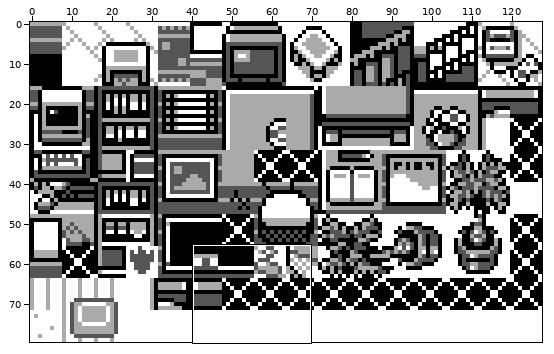
Two versions of one sprite sheet, gfx/tilesets/house_kanto.png. Above, an overview of the earlier version with the close-up marked.
Close-up. First the earlier version:
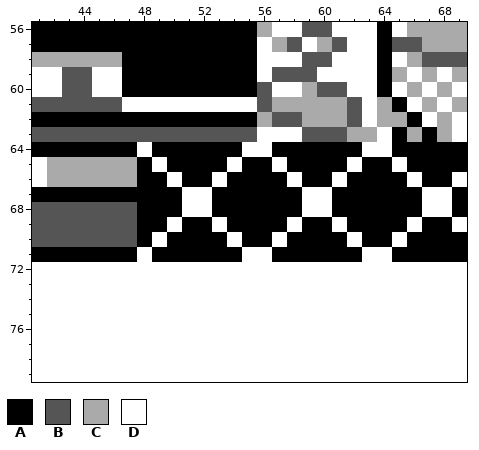
The file is 128x80 pixels. Shown: x 41..69, y 56..79.
Palette (. is transparent): A #000000  B #555555  C #aaaaaa  D #ffffff
Pixels before, first column x 41:
56 AAAAAAAAAAAAAAACDDBBDDDADCCCC
57 AAAAAAAAAAAAAAADCBDCBDDABBCCC
58 CCCCCCAAAAAAAAADDDBBDDDADCBBB
59 DDBBDDAAAAAAAAADBBBDDDDACDCDC
60 DDBBDDAAAAAAAAABDDCBBDDADCDCD
61 BBBBBBDDDDDDDDDBCCCCCBDCADCDC
62 AAAAAAAAAAAAAAACBBCCCBDCCADCD
63 BBBBBBBBBBBBBBBDDDBBBCCDACACD
64 AAAAAAADAAAAAADDAAAAAADDAAAAA
65 DCCCCCCADAAAADAADAAAADAADAAAA
66 DCCCCCCAADAADAAAADAADAAAADAAD
67 AAAAAAAAAADDAAAAAADDAAAAAADDA
68 BBBBBBBAAADDAAAAAADDAAAAAADDA
69 BBBBBBBAADAADAAAADAADAAAADAAD
70 BBBBBBBADAAAADAADAAAADAADAAAA
71 AAAAAAADAAAAAADDAAAAAADDAAAAA
72 DDDDDDDDDDDDDDDDDDDDDDDDDDDDD
73 DDDDDDDDDDDDDDDDDDDDDDDDDDDDD
74 DDDDDDDDDDDDDDDDDDDDDDDDDDDDD
75 DDDDDDDDDDDDDDDDDDDDDDDDDDDDD
76 DDDDDDDDDDDDDDDDDDDDDDDDDDDDD
77 DDDDDDDDDDDDDDDDDDDDDDDDDDDDD
78 DDDDDDDDDDDDDDDDDDDDDDDDDDDDD
79 DDDDDDDDDDDDDDDDDDDDDDDDDDDDD
The result:
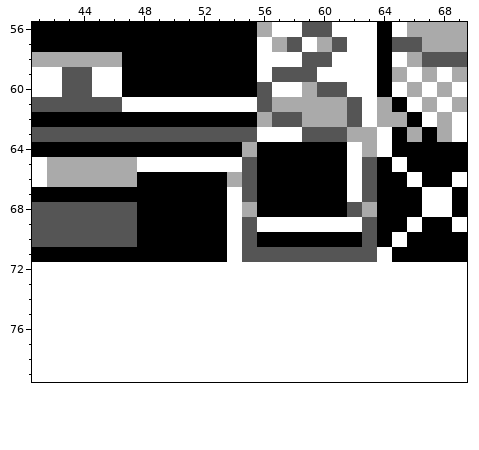
The commit says: House tileset collision fixes
From old to new:
Changed rows in their new state; - is an unchanged pixel.
first column x 48:
64 A------CA-----DC
65 D-DDDD-B-A-----B
66 --A--ACB--A--ADB
67 ---AA-DB---AA-DB
68 ---AA-DC---AA-BC
69 --A--ADBDD-DD-DB
70 -A-----B-A----AB
71 A-----DBBBBBBBBB
Pixel boxes of the changes (left, top, right, bottom) in both close-ups:
changed: (137, 142, 377, 262)
